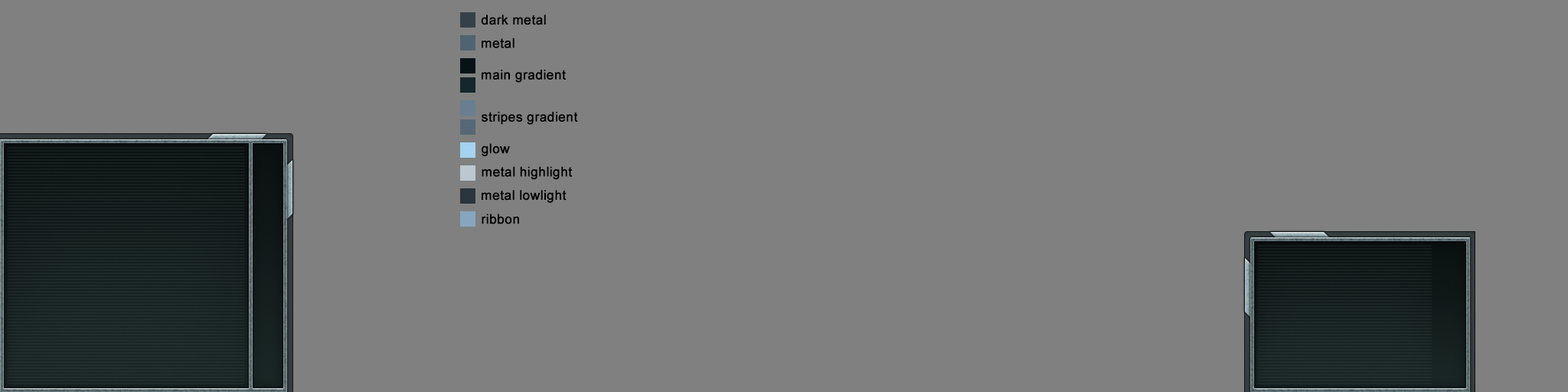
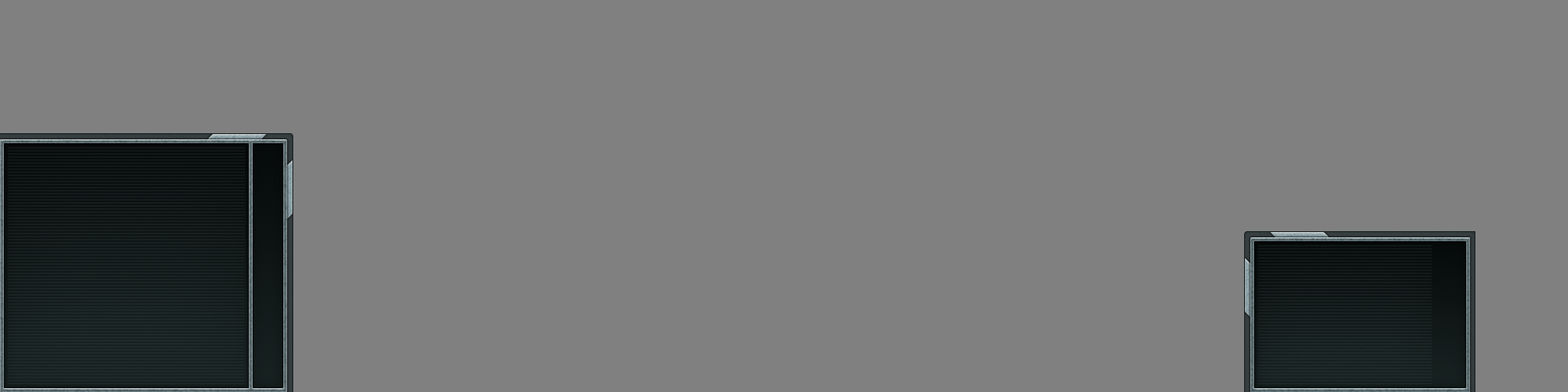
Revision of a layered 1568 × 392 image; what changed, layer by layer:
hid group "legend" (18 layers) over [460,12,579,227]
painted on "main gradient up" over [460,58,476,74]
painted on "main gradient down" over [460,77,476,93]
painted on "body stripes" (1st of 2, in "texture" › "radar" › "inner") over [7,147,245,385]
painted on "body" (1st of 2, in "texture" › "radar" › "inner") over [3,143,284,389]
painted on "body stripes" (2nd of 2, in "texture" › "upgrades" › "inner") over [1257,245,1432,385]
painted on "body" (2nd of 2, in "texture" › "upgrades" › "inner") over [1254,241,1467,389]
